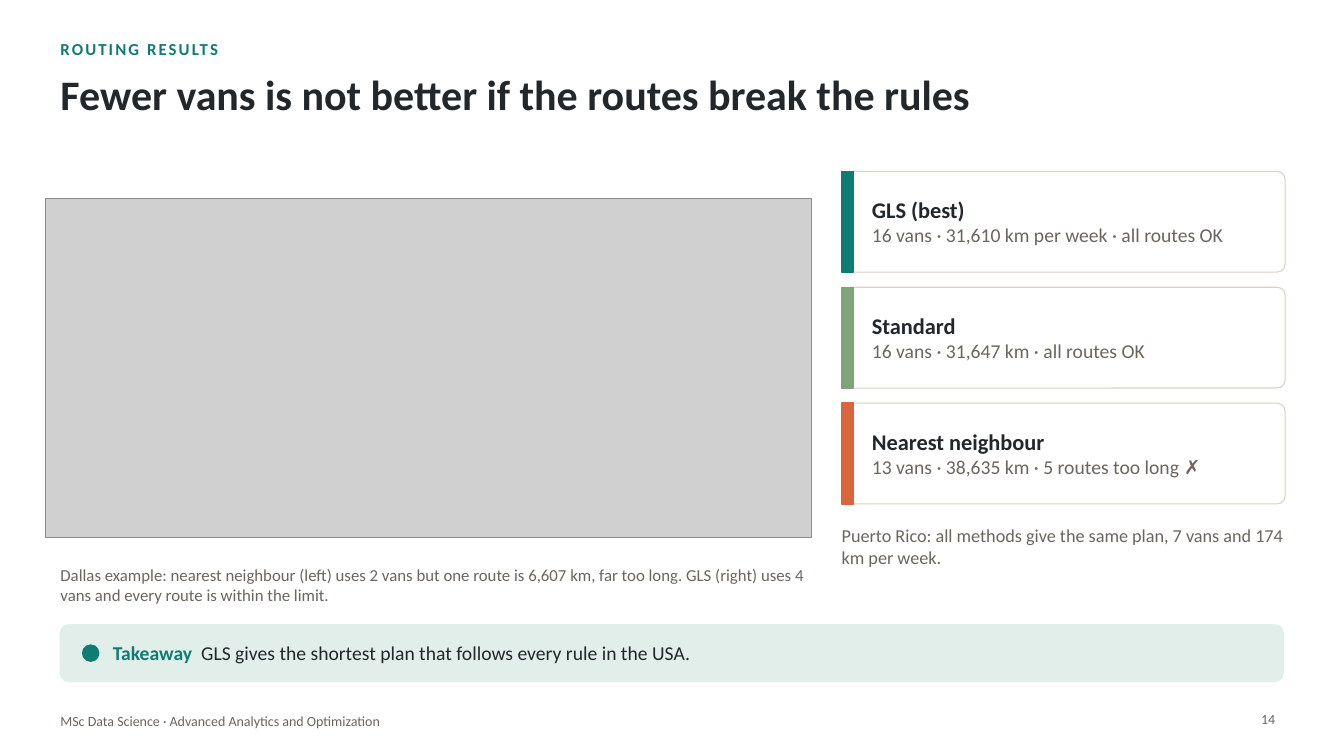
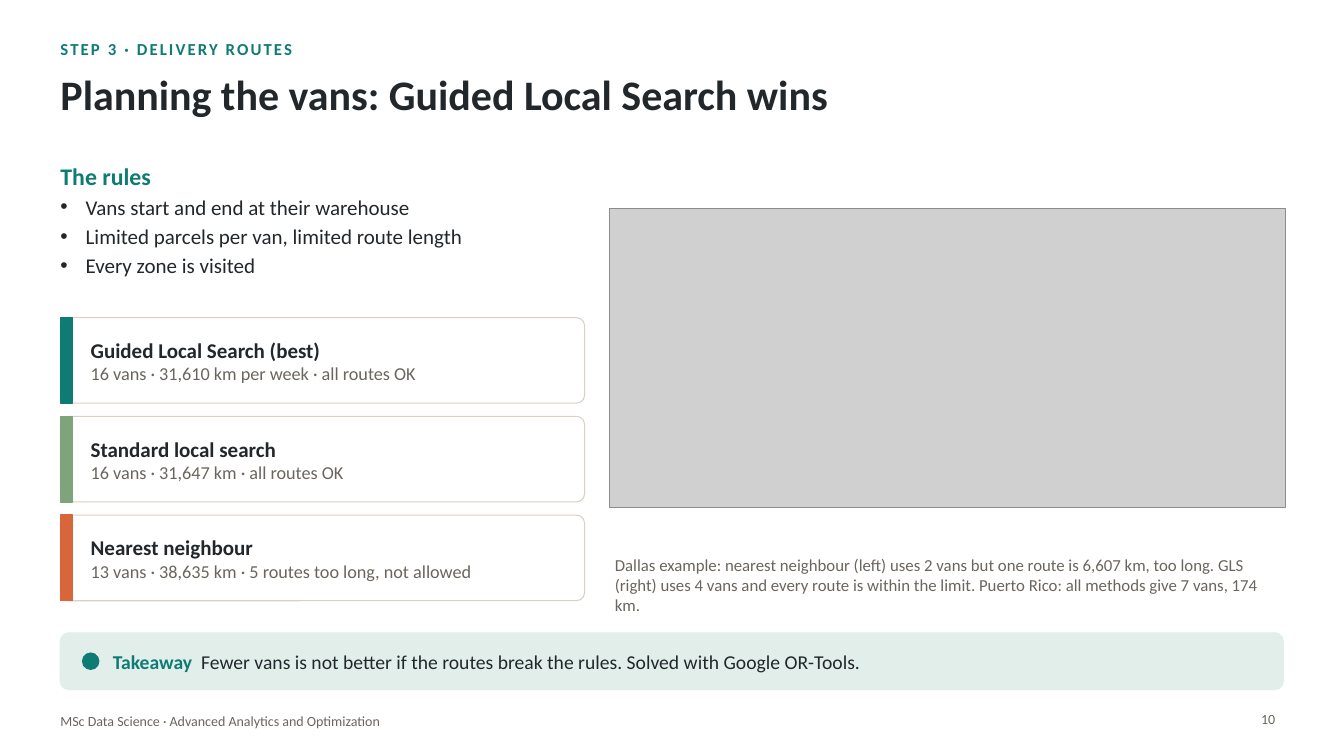
Before and after one commit to cmsoftx/Optimization, a slide deck: slide 10 of presentation/Ecommerce_Optimization_Easy_Presentation.pptx (slide 14 before the commit). Drawn at 1344x756 pixels with LibreOffice and Linux fonts; fonts in the diff are those of the drawing; grey boxes stand for pictures; background and template pictures are left out. Boxes give left, top, right and bottom in pixels: in the first picture for what was removed or moved away, otherwise in the second. Text is boxed around its words. In the diff, an @@ line names an element or a change of style, - is before the commit and + after.

```diff
--- a/presentation/Ecommerce_Optimization_Easy_Presentation.pptx
+++ b/presentation/Ecommerce_Optimization_Easy_Presentation.pptx
@@ text at bbox=[60, 44, 292, 55]: text changed @@
-ROUTING RESULTS
+STEP 3 · DELIVERY ROUTES
@@ title at bbox=[60, 80, 828, 117]: text changed @@
-Fewer vans is not better if the routes break the rules
+Planning the vans: Guided Local Search wins
@@ text added at bbox=[60, 168, 462, 277], 15 pt, text #22272B @@
+The rules
+• Vans start and end at their warehouse
+• Limited parcels per van, limited route length
+• Every zone is visited
@@ picture: place and size @@
-picture at bbox=[45, 199, 812, 537]
+picture at bbox=[610, 209, 1286, 507]
@@ rectangle: place and size @@
-rectangle at bbox=[842, 171, 854, 272]
+rectangle at bbox=[60, 318, 73, 403]
@@ rounded rectangle: place and size @@
-rounded rectangle at bbox=[842, 171, 1286, 272]
+rounded rectangle at bbox=[60, 318, 585, 403]
@@ text "Guided Local Search (best)": place and size @@
-text "Guided Local Search (best)" at bbox=[872, 201, 1223, 245]
+text "Guided Local Search (best)" at bbox=[91, 342, 415, 383]
@@ text at bbox=[91, 342, 320, 361]: text changed; size 16 to 15 pt @@
-GLS (best)
+Guided Local Search (best)
@@ text at bbox=[91, 367, 415, 383]: size 14 to 13 pt in "16 vans · 31,610 km per week ..." @@
@@ rectangle: place and size @@
-rectangle at bbox=[842, 287, 854, 388]
+rectangle at bbox=[60, 416, 73, 502]
@@ rounded rectangle: place and size @@
-rounded rectangle at bbox=[842, 287, 1286, 388]
+rounded rectangle at bbox=[60, 416, 585, 502]
@@ text "Standard local search": place and size @@
-text "Standard local search" at bbox=[872, 318, 1145, 361]
+text "Standard local search" at bbox=[91, 442, 343, 481]
@@ text at bbox=[91, 442, 275, 457]: text changed; size 16 to 15 pt @@
-Standard
+Standard local search
@@ text at bbox=[91, 466, 343, 481]: size 14 to 13 pt in "16 vans · 31,647 km · all ..." @@
@@ rectangle: place and size @@
-rectangle at bbox=[842, 403, 854, 504]
+rectangle at bbox=[60, 515, 73, 601]
@@ proportions changed in 3 elements at bbox=[60, 318, 585, 403], bbox=[60, 416, 585, 502], bbox=[60, 515, 585, 601] @@
@@ rounded rectangle: place and size @@
-rounded rectangle at bbox=[842, 403, 1286, 504]
+rounded rectangle at bbox=[60, 515, 585, 601]
@@ text "Nearest neighbour": place and size @@
-text "Nearest neighbour" at bbox=[872, 434, 1179, 478]
+text "Nearest neighbour" at bbox=[91, 540, 471, 581]
@@ text removed at bbox=[842, 529, 1283, 567] @@
-Puerto Rico: all methods give the same plan, 7 vans and 174 km per week.
@@ text at bbox=[91, 565, 471, 581]: text changed; size 14 to 13 pt @@
-13 vans · 38,635 km · 5 routes too long ✗
+13 vans · 38,635 km · 5 routes too long, not allowed
@@ text at bbox=[91, 540, 252, 559]: size 16 to 15 pt in "Nearest neighbour" @@
@@ text at bbox=[615, 559, 1257, 611]: text changed @@
-Dallas example: nearest neighbour (left) uses 2 vans but one route is 6,607 km, far too long. GLS (right) uses 4 vans and every route is within the limit.
+Dallas example: nearest neighbour (left) uses 2 vans but one route is 6,607 km, too long. GLS (right) uses 4 vans and every route is within the limit. Puerto Rico: all methods give 7 vans, 174 km.
@@ rounded rectangle: place and size @@
-rounded rectangle at bbox=[60, 625, 1284, 682]
+rounded rectangle at bbox=[60, 633, 1284, 690]
@@ ellipse: place and size @@
-ellipse at bbox=[83, 645, 99, 661]
+ellipse at bbox=[83, 653, 99, 669]
@@ text at bbox=[113, 655, 860, 673]: text changed @@
-Takeaway GLS gives the shortest plan that follows every rule in the USA.
+Takeaway Fewer vans is not better if the routes break the rules. Solved with Google OR-Tools.
@@ page number at bbox=[1261, 715, 1275, 724]: text changed @@
-14
+10
```
Also in this commit, not shown: 5 other slides changed, 1 slide added, 9 slides removed, 2 other files.
